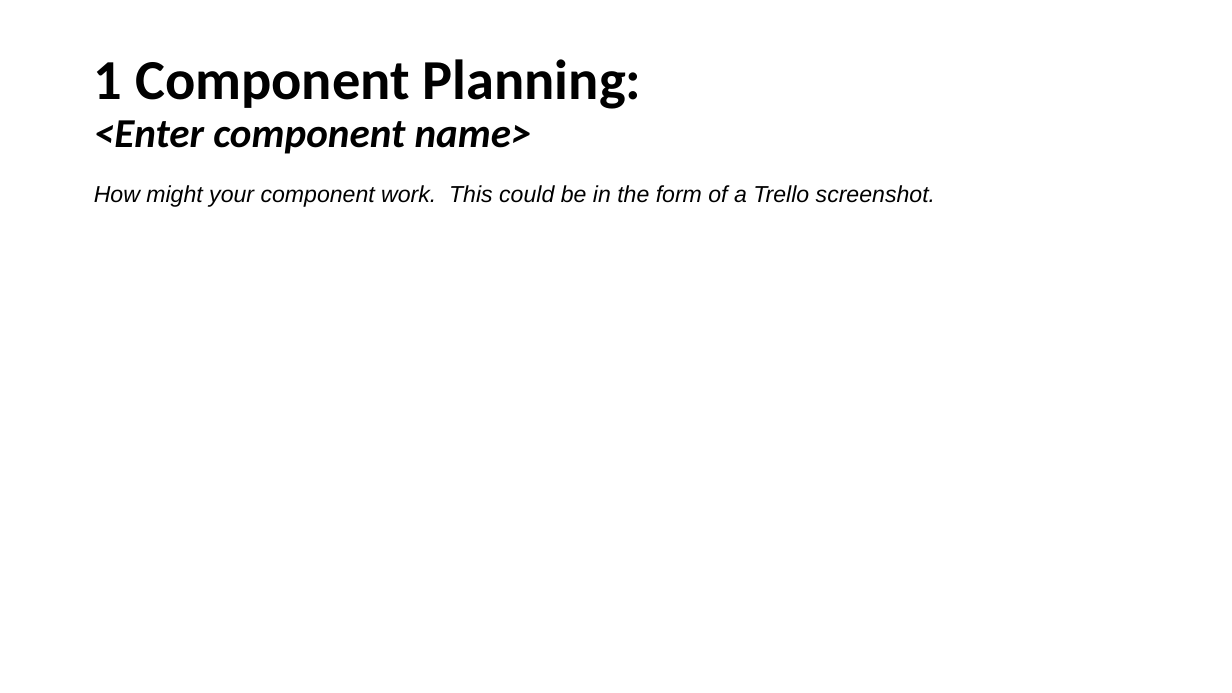
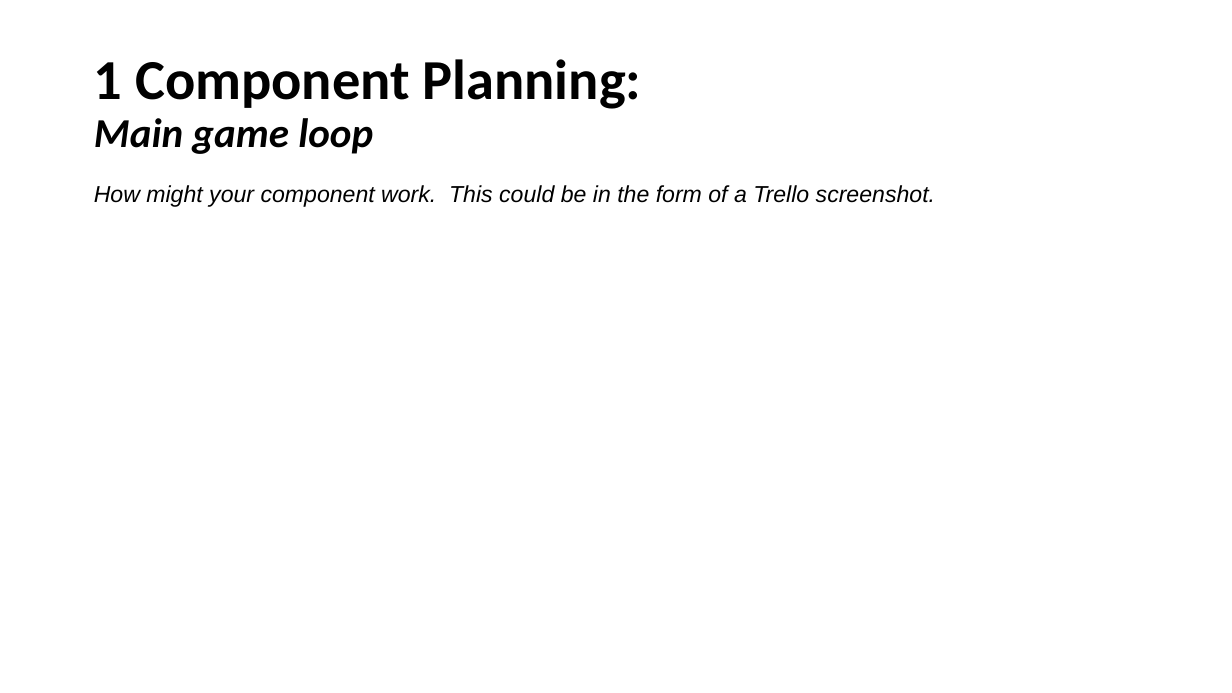
Before and after one commit to Samuel-Burgess/CS-Assesment-Programming, a slide deck: slide 38 of Documentation/3.7 and 3.8 Documentation Samuel Burgess.pptx (slide 7 before the commit). Drawn at 1232x693 pixels with LibreOffice and Linux fonts; fonts in the diff are those of the drawing. Boxes give left, top, right and bottom in pixels: in the first picture for what was removed or moved away, otherwise in the second. Text is boxed around its words. In the diff, an @@ line names an element or a change of style, - is before the commit and + after.

```diff
--- a/Documentation/3.7 and 3.8 Documentation Samuel Burgess.pptx
+++ b/Documentation/3.7 and 3.8 Documentation Samuel Burgess.pptx
@@ title at [94,59,642,154]: text changed; size 32 to 44 pt; italic off @@
-1 Component Planning:
-<Enter component name>
+1 Component Planning:
+Main game loop
```
Also in this commit, not shown: 3 other slides changed, 33 slides added, 1 slide removed, 4 other files.
